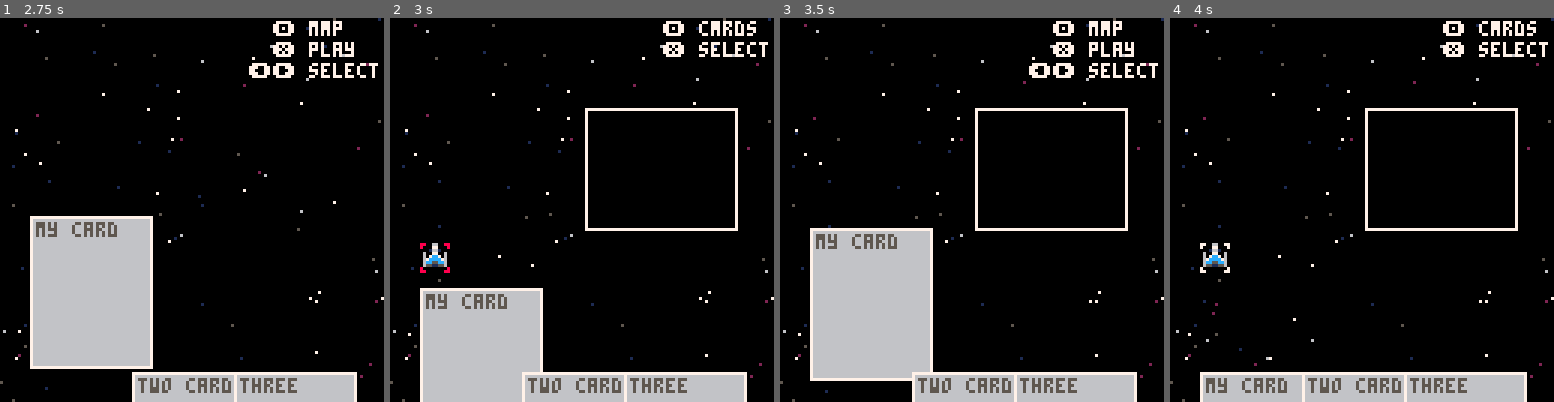
Above: before the commit, frames 1-4 (left to right).
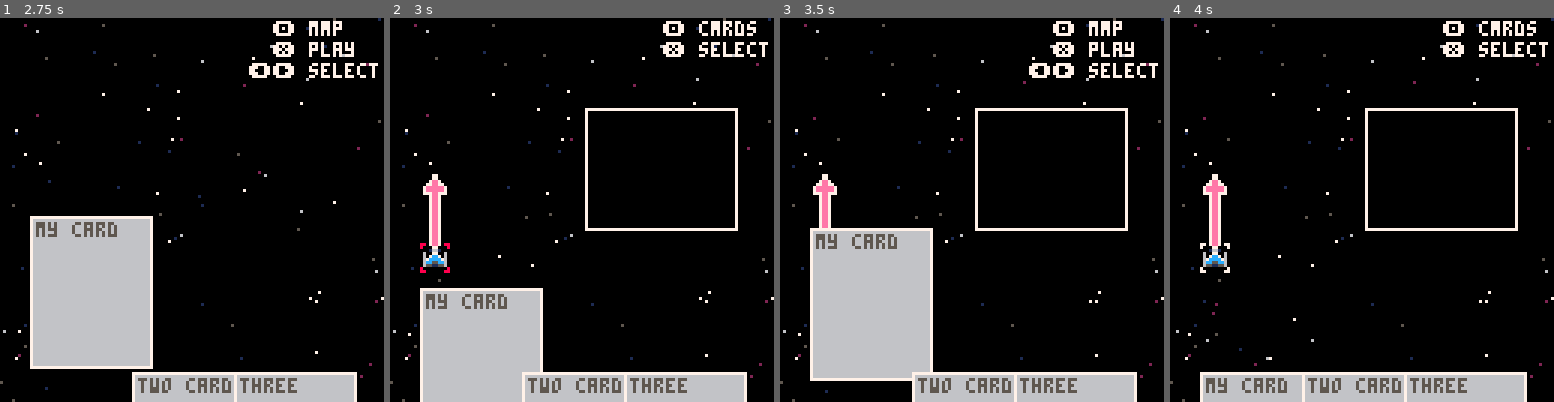
Above: after the commit, the same moments.

Repository: karjona/ondatra
Game: PICO-8 cartridge ondatra.p8
The game is run twice, just before and just after one commit, with the same random seed, the same clock (stepped at 60 frames per second) and the same inputs.
Inputs:
- Up to frame 1 (2.75 s): tap X (X key) at 0.33, 1.07, 1.85 s; tap O (Z key) at 0.7, 1.7, 2.1, 2.5 s; hold Right 1.6-2.1 s; hold Right from 2.47 s (still down)
- Up to frame 2 (3 s): keep holding Right; tap O (Z key) at 2.9 s; tap X (X key) at 2.97 s
- Up to frame 3 (3.5 s): release Right at 3.03 s; hold Left from 3.08 s (still down); tap O (Z key) at 3.3 s
- Up to frame 4 (4 s): release Left at 3.58 s; hold Down 3.63-3.97 s; tap O (Z key) at 3.7 s

Frame 1 is identical in both runs. In frame 2, 0.6% of the frame differs, in the area x 8-15%, y 40-60%; in frame 3, 0.5%; in frame 4, 0.6%.

Commit message:
Mock arrow drawing function

Diff:
--- a/src/scenes/battle.lua
+++ b/src/scenes/battle.lua
@@ -70,6 +70,7 @@
   -- draw move menu
   if selecting_move then
     draw_move_menu(selecting_move)
+    draw_arrow(selecting_move)
   end
 
   -- draw cards
--- a/src/utilities/moves.lua
+++ b/src/utilities/moves.lua
@@ -13,3 +13,12 @@
   rect(x, y, x, y + 40, outc)
   rect(x + 50, y, x + 50, y + 40, outc)
 end
+
+function draw_arrow(ship)
+  local x = ship.x + 50
+  local y = ship.y - 50
+
+  spr(81, ship.x - 4, ship.y - 12)
+  spr(81, ship.x - 4, ship.y - 20)
+  spr(82, ship.x - 4, ship.y - 28)
+end
